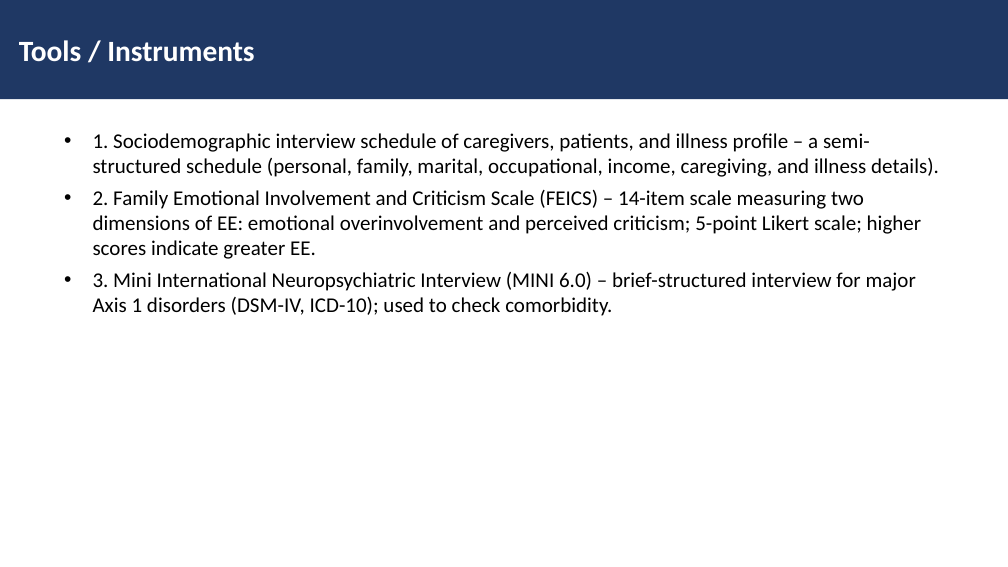
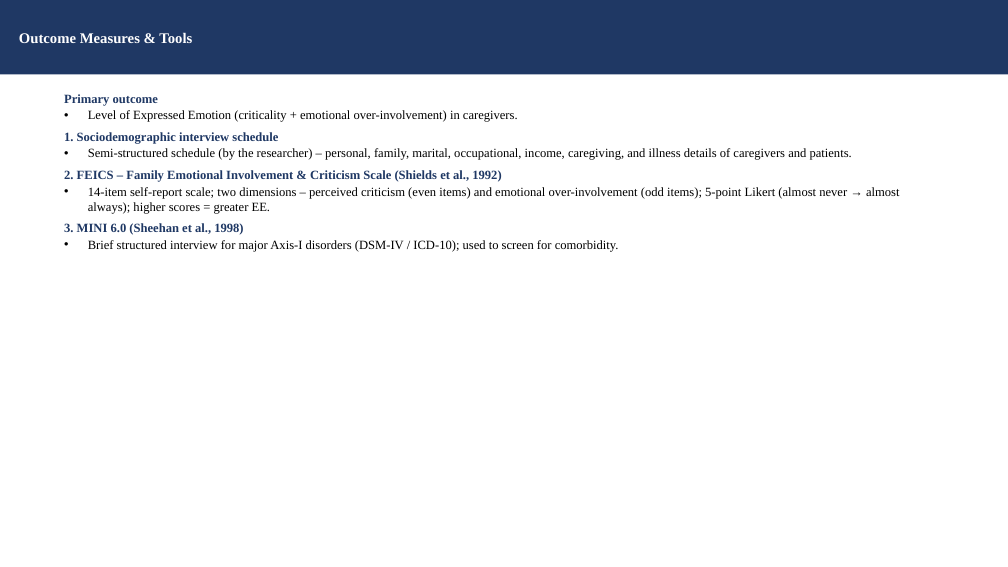
Before and after one commit to tejasdangodra786-byte/Dango-kiro, a slide deck: slide 18 of Family_Intervention_EE_Schizophrenia_JournalClub.pptx (slide 15 before the commit). Drawn at 1008x567 pixels with LibreOffice and Linux fonts; fonts in the diff are those of the drawing. Boxes give left, top, right and bottom in pixels: in the first picture for what was removed or moved away, otherwise in the second. Text is boxed around its words. In the diff, an @@ line names an element or a change of style, - is before the commit and + after.

```diff
--- a/Family_Intervention_EE_Schizophrenia_JournalClub.pptx
+++ b/Family_Intervention_EE_Schizophrenia_JournalClub.pptx
@@ rectangle "Outcome Measures & Tools": place and size @@
-rectangle "Outcome Measures & Tools" at <box>0,0,1008,99</box>
+rectangle "Outcome Measures & Tools" at <box>0,0,1008,74</box>
@@ text in rectangle at <box>19,32,192,43</box>: text changed; size 28 to 14 pt; font Calibri to Times New Roman @@
-Tools / Instruments
+Outcome Measures & Tools
@@ text at <box>64,94,900,252</box>: text changed; size 20 to 12 pt; font Calibri to Times New Roman @@
-• 1. Sociodemographic interview schedule of caregivers, patients, and illness profile – a semi-structured schedule (personal, family, marital, occupational, income, caregiving, and illness details).
-• 2. Family Emotional Involvement and Criticism Scale (FEICS) – 14-item scale measuring two dimensions of EE: emotional overinvolvement and perceived criticism; 5-point Likert scale; higher scores indicate greater EE.
-• 3. Mini International Neuropsychiatric Interview (MINI 6.0) – brief-structured interview for major Axis 1 disorders (DSM-IV, ICD-10); used to check comorbidity.
+Primary outcome
+• Level of Expressed Emotion (criticality + emotional over-involvement) in caregivers.
+1. Sociodemographic interview schedule
+• Semi-structured schedule (by the researcher) – personal, family, marital, occupational, income, caregiving, and illness details of caregivers and patients.
+2. FEICS – Family Emotional Involvement & Criticism Scale (Shields et al., 1992)
+• 14-item self-report scale; two dimensions – perceived criticism (even items) and emotional over-involvement (odd items); 5-point Likert (almost never → almost always); higher scores = greater EE.
+3. MINI 6.0 (Sheehan et al., 1998)
+• Brief structured interview for major Axis-I disorders (DSM-IV / ICD-10); used to screen for comorbidity.
```
Also in this commit, not shown: 14 other slides changed, 13 slides added, 10 slides removed.
